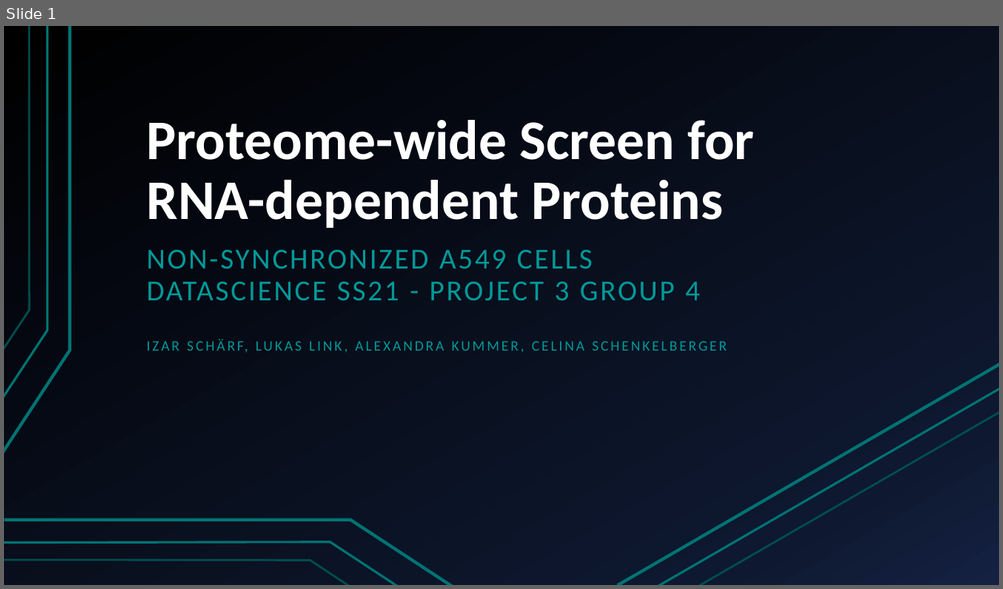
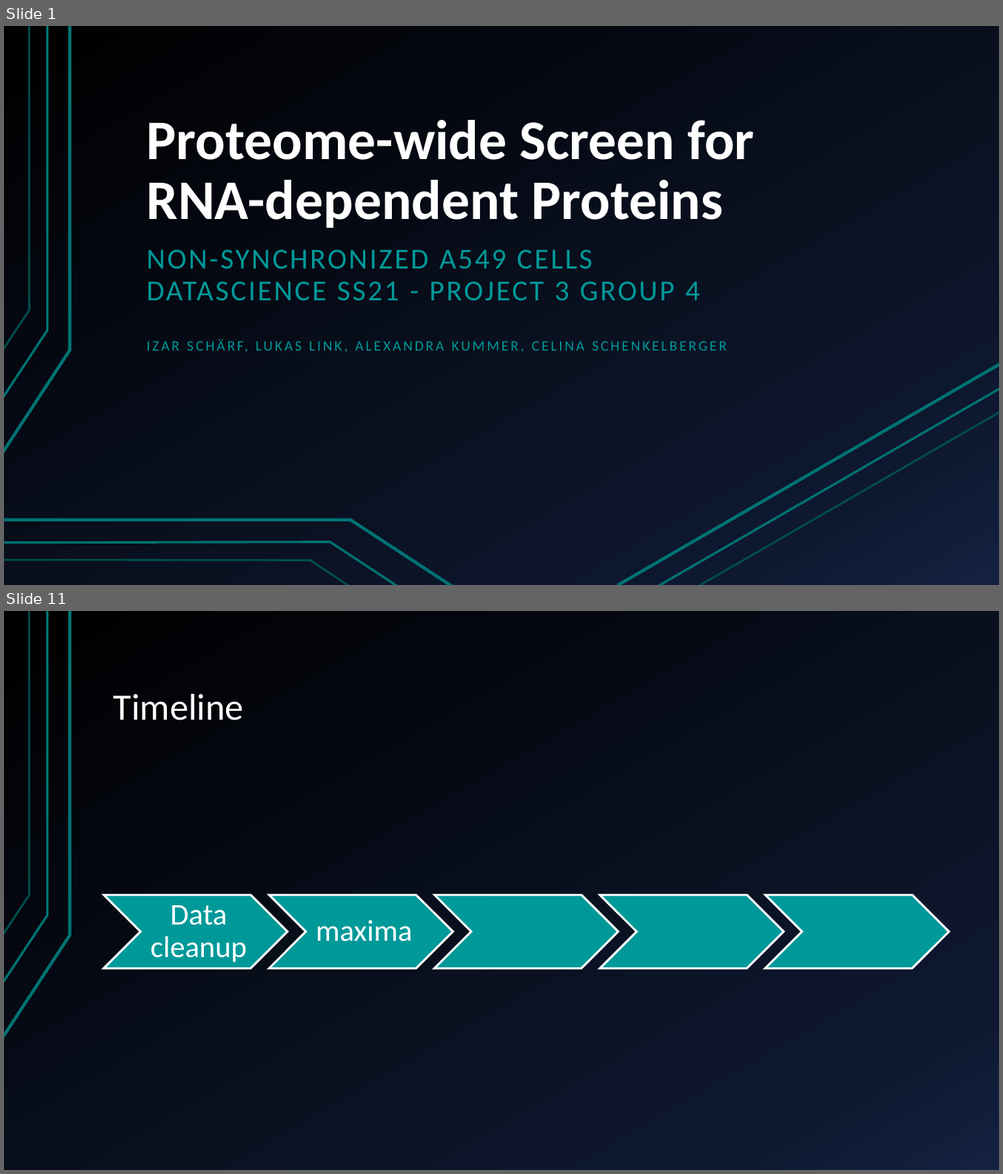
Before and after one commit to AlexandraKummer/2021-topic-03-team-04, a slide deck: Project proposal.pptx. Shown one above the other, each under a label of ours: slide 1 before the commit, slides 1 and 11 after it; the slides between them are not shown. The pictures are 1003x589 and 1003x1174 pixels, drawn with LibreOffice and Linux fonts; fonts in the diff are those of the drawing. Boxes give left, top, right and bottom in pixels: in the first picture for what was removed or moved away, otherwise in the second. Text is boxed around its words. In the diff, an @@ line names an element or a change of style, - is before the commit and + after.

```diff
--- a/Project proposal.pptx
+++ b/Project proposal.pptx
@@ slide 11 added at [4, 611, 999, 1170], background gradient #000000 to #0F1931 to #142242; not listed: 3 template elements that a slide beside it also shows @@
@@ title added at [114, 694, 244, 721], 36 pt, text #FFFFFF @@
+Timeline
@@ group added at [104, 895, 948, 968]: 5 chevrons, 2 texts @@
+Data cleanup
+maxima
```
Also in this commit, not shown: 4 slides changed, 6 other slides added, 6 slides removed.
